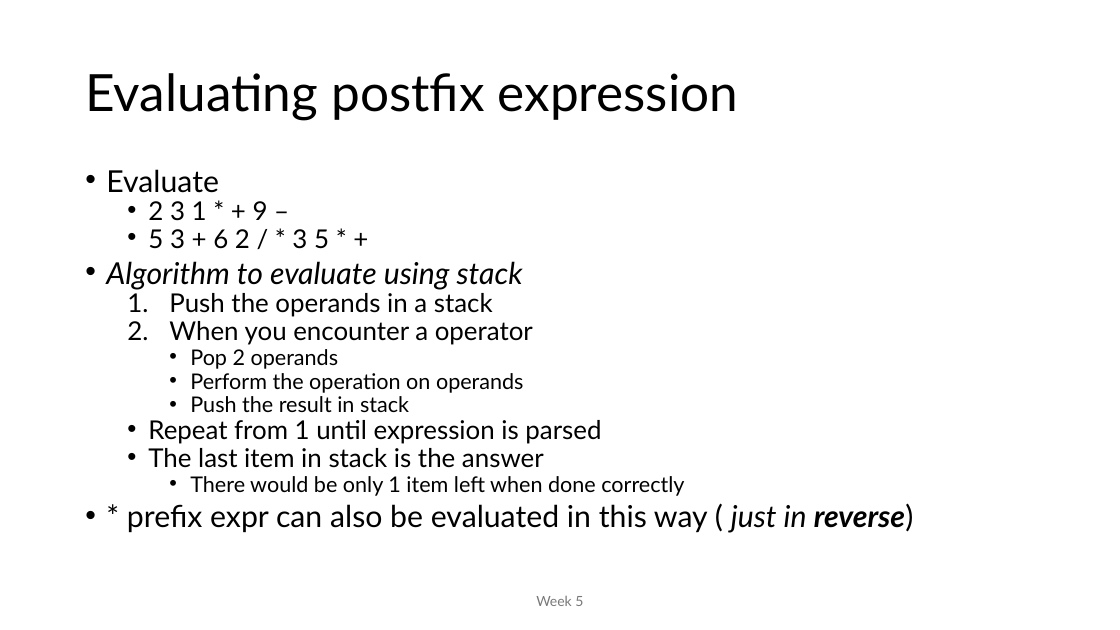
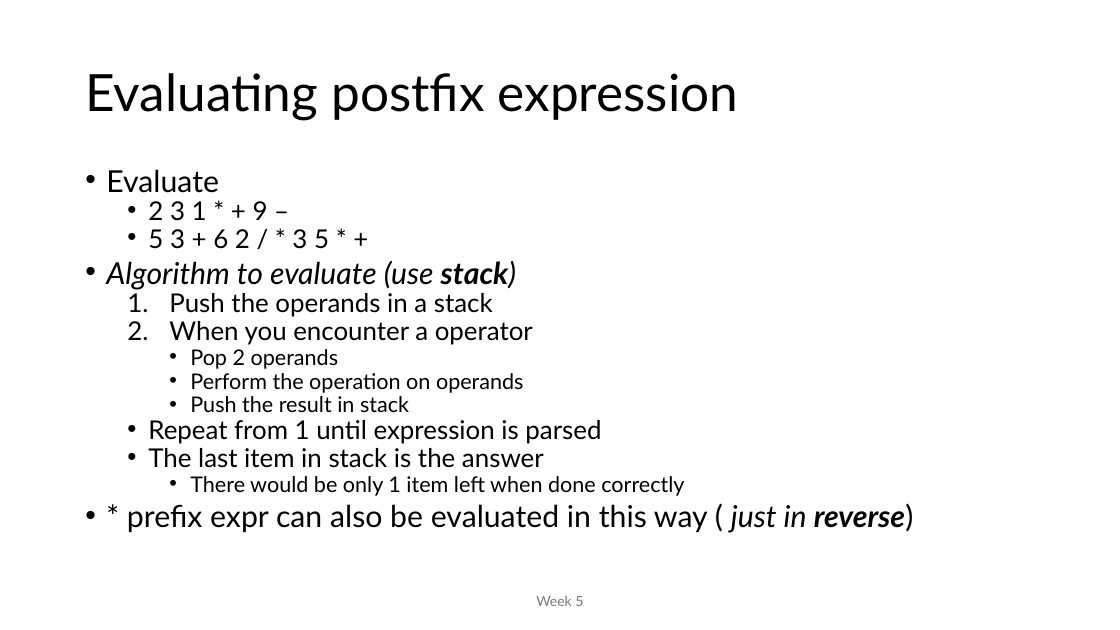
Before and after one commit to MoklaEducation/ems_winter_2025_acsl101, a slide deck: slide 33 of all/ExploringCSConceptsViaACSLCompetitions_all.pptx. Drawn at 1120x630 pixels with LibreOffice and Linux fonts; fonts in the diff are those of the drawing. Boxes give left, top, right and bottom in pixels: in the first picture for what was removed or moved away, otherwise in the second. Text is boxed around its words. In the diff, an @@ line names an element or a change of style, - is before the commit and + after.

```diff
--- a/all/ExploringCSConceptsViaACSLCompetitions_all.pptx
+++ b/all/ExploringCSConceptsViaACSLCompetitions_all.pptx
@@ text at <box>106,260,516,290</box>: text changed @@
-• Algorithm to evaluate using stack
+• Algorithm to evaluate (use stack)
```
Also in this commit, not shown: 9 other slides changed, 1 other file.
